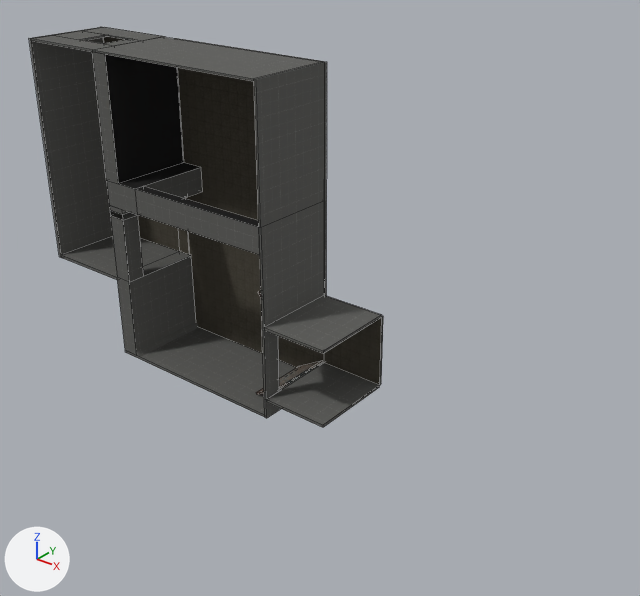
The OBJ model Assets/Models/Generated/office.vmf.obj: old version first, new version second.
One viewpoint serves both versions: a camera (50 mm lens) standing at (873.0, -934.0, 471.0) and looking at (178.0, -65.0, -68.0). Arrows for +X, +Y and +Z are at lower left; the lights stay in place. Mesh edges are drawn as thin lines on the coarser meshes. Where no turn or scale is listed for an object, it has been applied to the vertices.

The older version as bpy lines, for what is in view:
```python
me_2993 = bpy.data.meshes.new('2993')
me_2993.from_pydata(...)  # a box spanning x 136.0..240.0, y -136.0..-2.0, z -220.0..-216.0
me_2993.materials.append(mat_dev_dev_blendmeasure)  # picture img_dev_measuregeneric01b_tga
me_3061 = bpy.data.meshes.new('3061')
me_3061.from_pydata(...)  # a box spanning x -176.0..-147.0, y -136.0..-107.0, z -112.0..0.0
me_3061.materials.append(mat_dev_dev_blendmeasure)  # picture img_dev_measuregeneric01b_tga
me_722 = bpy.data.meshes.new('722')
me_722.from_pydata(...)  # 8 vertices, 6 faces; spans x 136.0..240.0, y -2.0..2.0, z -216.0..-104.0
# faces by material slot: [1, 5]
me_722.materials.append(mat_dev_dev_interiorfloorlinoleum01f)  # picture img_dev_interiorfloorlinoleum01f_tga
me_722.materials.append(mat_dev_dev_blendmeasure)  # picture img_dev_measuregeneric01b_tga
ob_2993 = bpy.data.objects.new('2993', me_2993)
ob_2993.location = (0.0, 0.0, 0.0)
ob_3061 = bpy.data.objects.new('3061', me_3061)
ob_3061.location = (0.0, 0.0, 0.0)
ob_722 = bpy.data.objects.new('722', me_722)
ob_722.location = (0.0, 0.0, 0.0)
# also in view: '2629' at (134.0, -69.0, 144.0); '2630' at (-22.0, -69.0, 238.0); '714' at (-162.0, -69.0, -178.0); '3051' at (-248.0, 0.0, 64.0); '2' at (-8.0, 0.0, -4.0)
```
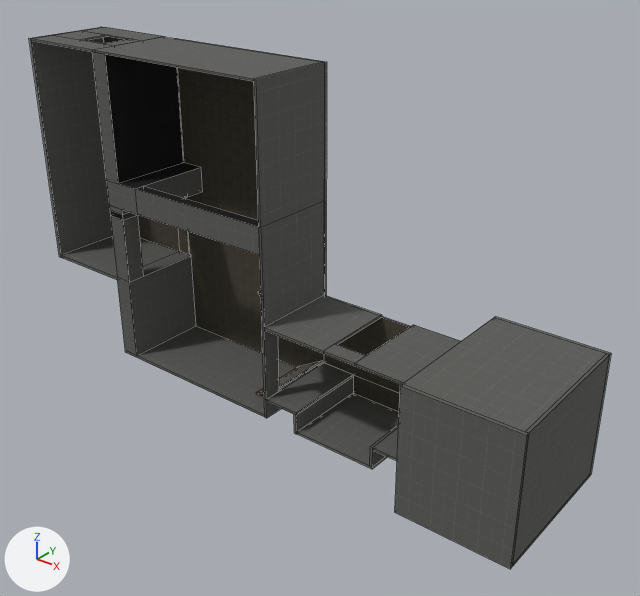
Changed parts and their boxes (x1, y1, x2, y2) in the pictures (640 x 596 px):
'3297', added
    after: (395, 384, 529, 569)
'3272', added
    after: (403, 318, 606, 432)
'3273', added (black)
    after: (513, 354, 609, 563)
'3174', added
    after: (296, 393, 399, 469)
'2993', reshaped (23% narrower, 18% shorter)
    before: (266, 363, 380, 427)
    after: (266, 363, 353, 415)
'3203', added
    after: (355, 325, 461, 384)
'722', reshaped
    before: (324, 316, 383, 385)
    after: (324, 316, 411, 393)
'3173', added (black)
    after: (294, 378, 353, 434)
'3172', added (black)
    after: (353, 375, 400, 412)
'3199', added
    after: (323, 344, 366, 366)
'3176', added
    after: (373, 428, 398, 461)
'3296', added
    after: (494, 316, 611, 476)
'3175', added
    after: (370, 425, 398, 467)
'3275', added
    after: (512, 475, 590, 567)

Patch to the scene script:
```diff
--- a/Assets/Models/Generated/office.vmf.obj.py
+++ b/Assets/Models/Generated/office.vmf.obj.py
@@ me_2993 @@
-me_2993.from_pydata(...)  # 8 vertices, 6 faces; spans x 136.0..240.0, y -136.0..-2.0, z -220.0..-216.0
+me_2993.from_pydata(...)  # 8 vertices, 6 faces; spans x 136.0..192.0, y -136.0..-2.0, z -220.0..-216.0
+# me_2993 part 1
+# 4 vertices are removed from x 240.0, y -136.0..-2.0, z -220.0..-216.0
+# 5 faces are deleted
+# 4 vertices are added at (192.0, -2.0, -216.0), (192.0, -2.0, -220.0), (192.0, -136.0, -216.0), (192.0, -136.0, -220.0)
+# 5 new faces join them
 me_2993.materials.append(mat_dev_dev_blendmeasure)
@@ me_722 @@
-me_722.from_pydata(...)  # 8 vertices, 6 faces; spans x 136.0..240.0, y -2.0..2.0, z -216.0..-104.0
+me_722.from_pydata(...)  # 8 vertices, 6 faces; spans x 136.0..400.0, y -2.0..2.0, z -216.0..-104.0
+# me_722 part 2
+# 4 vertices are removed from x 240.0, y -2.0..2.0, z -216.0..-104.0
+# 5 faces are deleted
+# 4 vertices are added at (400.0, 2.0, -216.0), (400.0, -2.0, -216.0), (400.0, 2.0, -104.0), (400.0, -2.0, -104.0)
+# 1 new face joins them, mat_dev_dev_interiorfloorlinoleum01f (picture img_dev_interiorfloorlinoleum01f_tga)
+# 4 new faces join them, mat_dev_dev_blendmeasure (picture img_dev_measuregeneric01b_tga)
 me_722.materials.append(mat_dev_dev_interiorfloorlinoleum01f)
@@ ob_3297 @@
+ob_3297 = bpy.data.objects.new('3297', me_3297)  # 8 vertices, 6 faces; spans x 396.0..556.0, y -189.0..-184.0, z -252.0..-68.0; in mat_dev_dev_blendmeasure (picture img_dev_measuregeneric01b_tga), mat_vgui_black (picture img_black_tga_001)
+ob_3297.location = (0.0, 0.0, 0.0)
@@ ob_3296 @@
+ob_3296 = bpy.data.objects.new('3296', me_3296)  # 8 vertices, 6 faces; spans x 396.0..556.0, y 32.0..37.0, z -252.0..-68.0; in mat_vgui_black (picture img_black_tga_001), mat_dev_dev_blendmeasure (picture img_dev_measuregeneric01b_tga)
+ob_3296.location = (0.0, 0.0, 0.0)
@@ ob_3275 @@
+ob_3275 = bpy.data.objects.new('3275', me_3275)  # a box spanning x 396.0..556.0, y -184.0..32.0, z -252.0..-248.0; in mat_dev_dev_blendmeasure (picture img_dev_measuregeneric01b_tga)
+ob_3275.location = (0.0, 0.0, 0.0)
@@ ob_3273 @@
+ob_3273 = bpy.data.objects.new('3273', me_3273)  # a box spanning x 552.0..556.0, y -184.0..32.0, z -248.0..-68.0; in mat_dev_dev_blendmeasure (picture img_dev_measuregeneric01b_tga)
+ob_3273.location = (0.0, 0.0, 0.0)
@@ ob_3272 @@
+ob_3272 = bpy.data.objects.new('3272', me_3272)  # a box spanning x 396.0..552.0, y -184.0..32.0, z -72.0..-68.0; in mat_dev_dev_blendmeasure (picture img_dev_measuregeneric01b_tga)
+ob_3272.location = (0.0, 0.0, 0.0)
@@ ob_3203 @@
+ob_3203 = bpy.data.objects.new('3203', me_3203)  # a box spanning x 292.0..400.0, y -136.0..1.0, z -104.0..-100.0; in mat_dev_dev_blendmeasure (picture img_dev_measuregeneric01b_tga)
+ob_3203.location = (0.0, 0.0, 0.0)
@@ ob_3199 @@
+ob_3199 = bpy.data.objects.new('3199', me_3199)  # a box spanning x 240.0..292.0, y -136.0..-111.0, z -104.0..-100.0; in mat_dev_dev_blendmeasure (picture img_dev_measuregeneric01b_tga)
+ob_3199.location = (0.0, 0.0, 0.0)
@@ ob_3176 @@
+ob_3176 = bpy.data.objects.new('3176', me_3176)  # a box spanning x 324.0..400.0, y -136.0..1.0, z -220.0..-216.0; in mat_dev_dev_blendmeasure (picture img_dev_measuregeneric01b_tga)
+ob_3176.location = (0.0, 0.0, 0.0)
@@ ob_3175 @@
+ob_3175 = bpy.data.objects.new('3175', me_3175)  # a box spanning x 320.0..324.0, y -136.0..-2.0, z -248.0..-216.0; in mat_dev_dev_blendmeasure (picture img_dev_measuregeneric01b_tga)
+ob_3175.location = (0.0, 0.0, 0.0)
@@ ob_3174 @@
+ob_3174 = bpy.data.objects.new('3174', me_3174)  # a box spanning x 192.0..324.0, y -136.0..-2.0, z -251.0..-248.0; in mat_dev_dev_blendmeasure (picture img_dev_measuregeneric01b_tga)
+ob_3174.location = (0.0, 0.0, 0.0)
@@ ob_3173 @@
+ob_3173 = bpy.data.objects.new('3173', me_3173)  # a box spanning x 188.0..192.0, y -136.0..-2.0, z -252.0..-220.0; in mat_dev_dev_blendmeasure (picture img_dev_measuregeneric01b_tga)
+ob_3173.location = (0.0, 0.0, 0.0)
@@ ob_3172 @@
+ob_3172 = bpy.data.objects.new('3172', me_3172)  # 8 vertices, 6 faces; spans x 192.0..320.0, y -2.0..2.0, z -248.0..-216.0; in mat_dev_dev_interiorfloorlinoleum01f (picture img_dev_interiorfloorlinoleum01f_tga), mat_dev_dev_blendmeasure (picture img_dev_measuregeneric01b_tga)
+ob_3172.location = (0.0, 0.0, 0.0)
```
